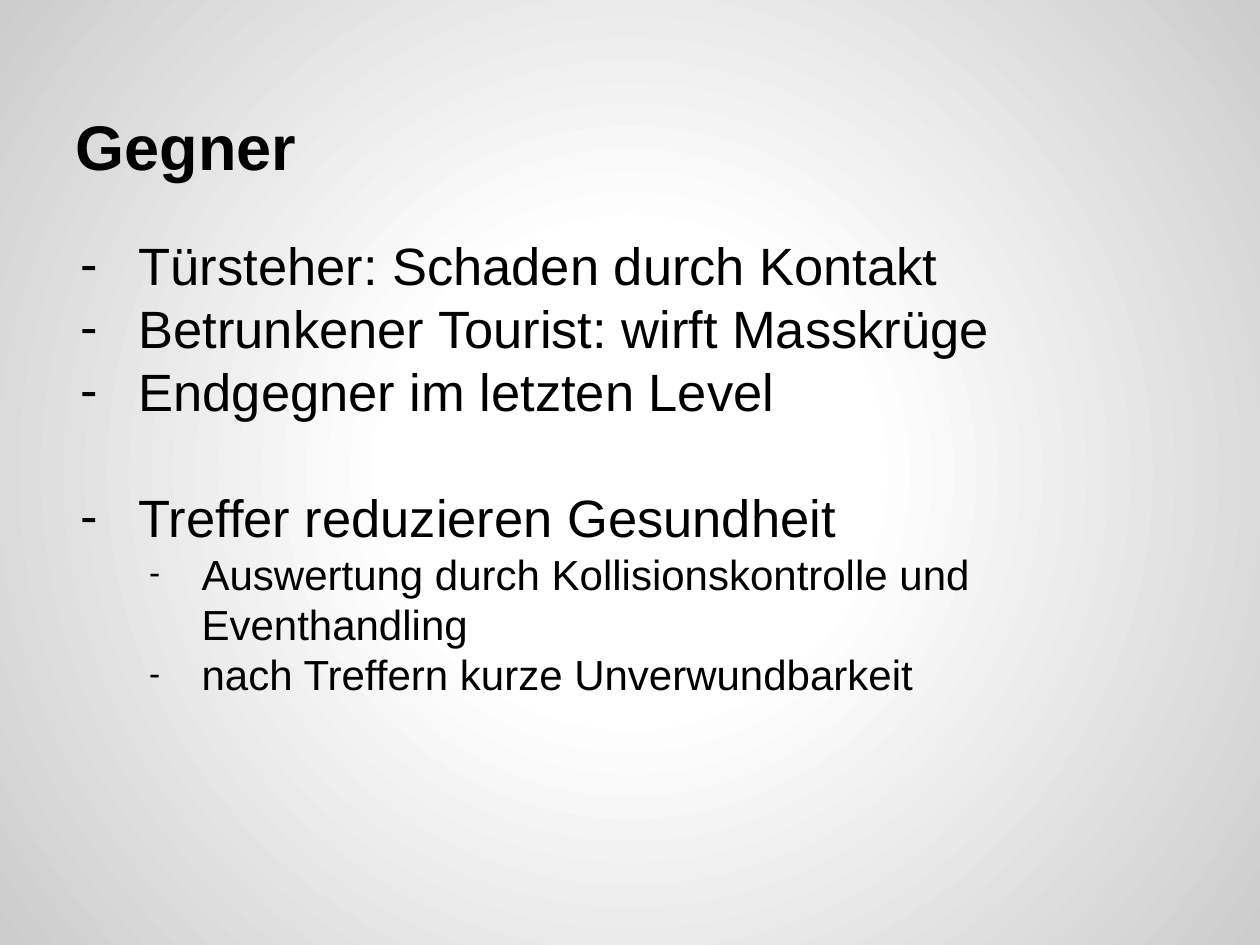
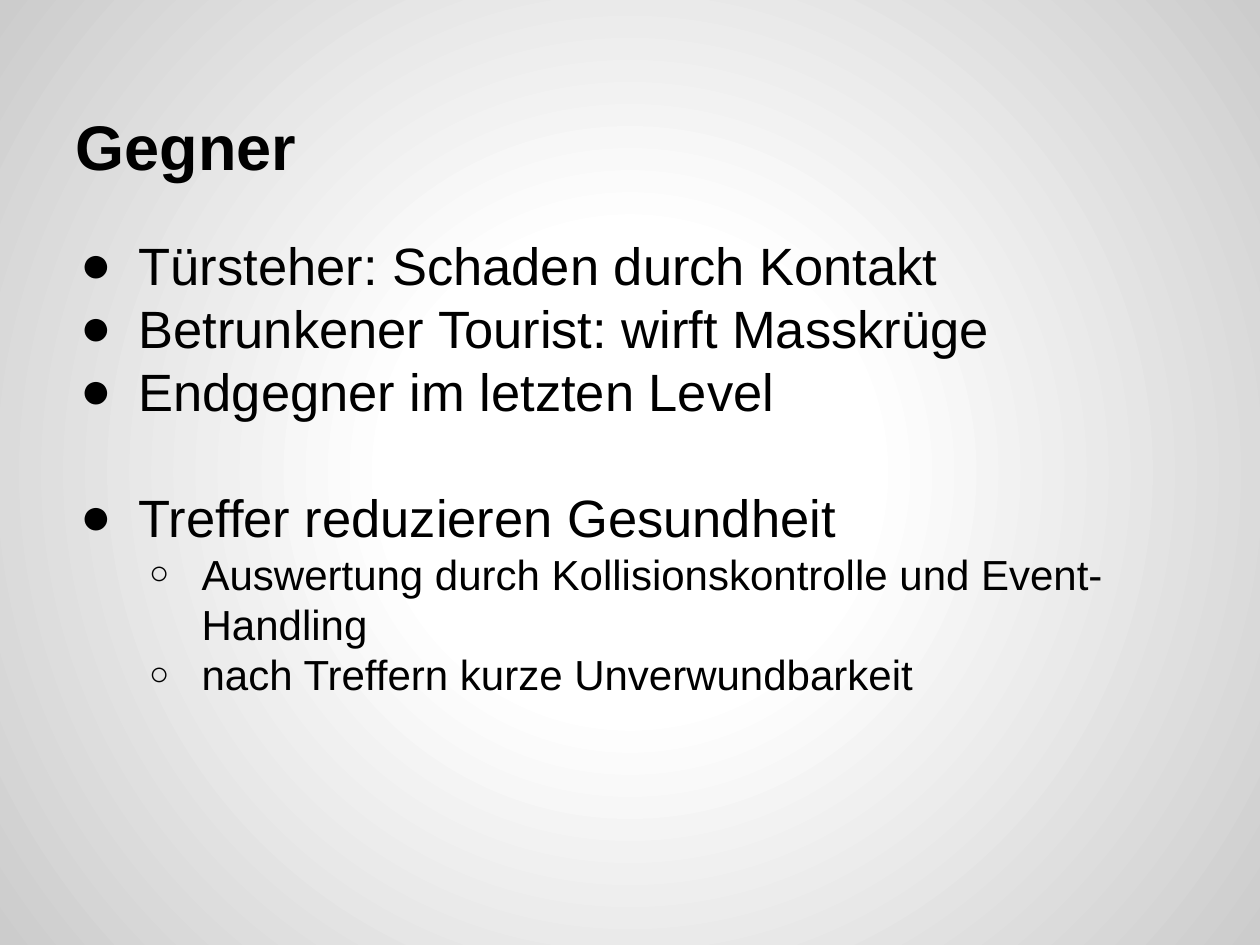
Before and after one commit to pffelix/Oktoberfest-Run, a slide deck: slide 7 of OOD/Präsentation/ Präsentation 3.6.15 ohne Zusatzfolien.pptx. Drawn at 1260x945 pixels with LibreOffice and Linux fonts; fonts in the diff are those of the drawing. Boxes give left, top, right and bottom in pixels: in the first picture for what was removed or moved away, otherwise in the second. Text is boxed around its words. In the diff, an @@ line names an element or a change of style, - is before the commit and + after.

```diff
--- a/OOD/Präsentation/ Präsentation 3.6.15 ohne Zusatzfolien.pptx
+++ b/OOD/Präsentation/ Präsentation 3.6.15 ohne Zusatzfolien.pptx
@@ text at [139, 247, 989, 691]: bullet - to ●; bullet - to ○ @@
@@ text at [202, 559, 1102, 648]: text changed @@
-  – Auswertung durch Kollisionskontrolle und Eventhandling
+  ○ Auswertung durch Kollisionskontrolle und Event-Handling
```
Also in this commit, not shown: 9 other slides changed, 1 other file.
